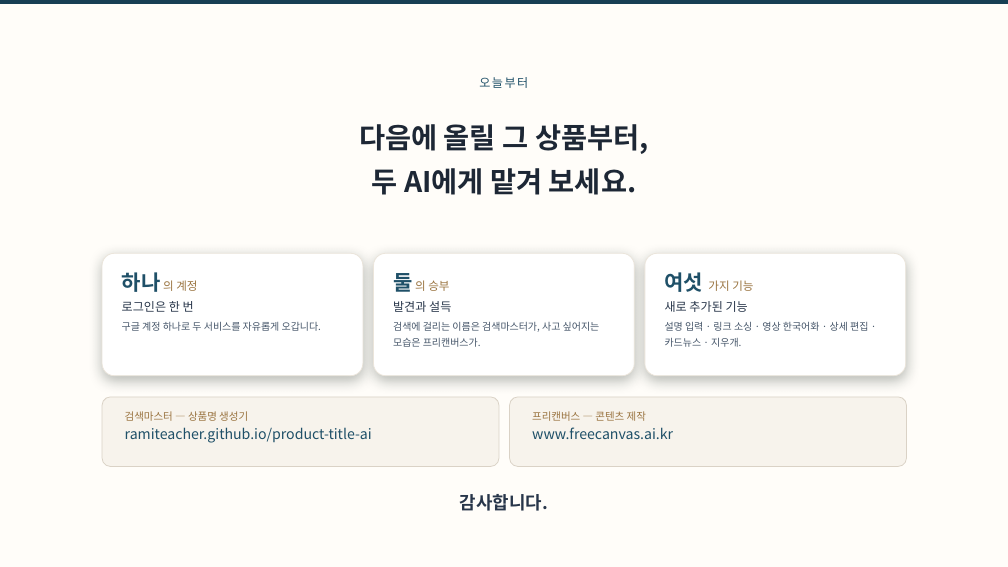
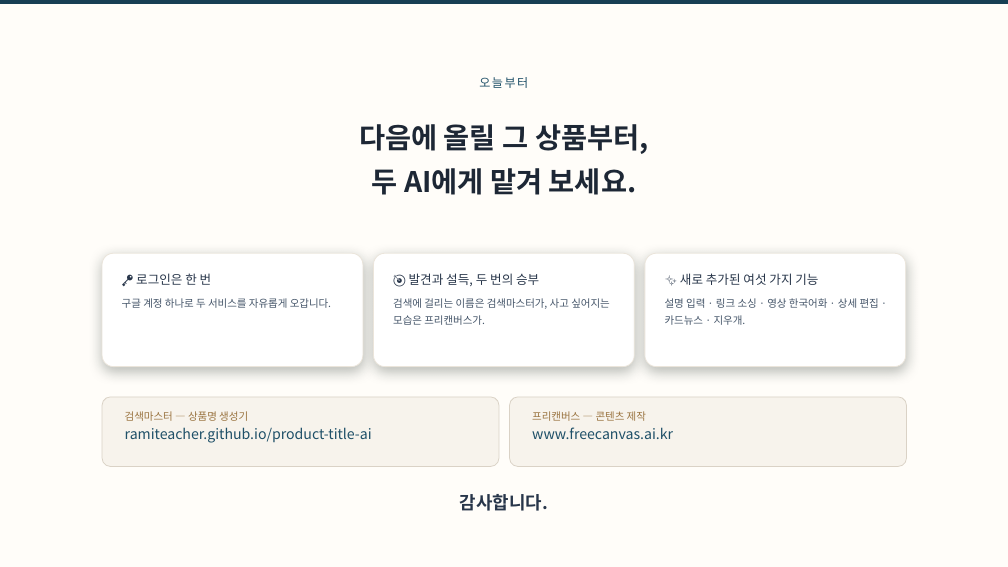
Before and after one commit to ramiteacher/searchmaster-x-freecanvas, a slide deck: slide 17 of slides.pptx. Drawn at 1008x567 pixels with LibreOffice and Linux fonts; fonts in the diff are those of the drawing. Boxes give left, top, right and bottom in pixels: in the first picture for what was removed or moved away, otherwise in the second. Text is boxed around its words. In the diff, an @@ line names an element or a change of style, - is before the commit and + after.

Commit message:
문구 정리: 찾·사, 하나·둘·여섯 표기 제거 — 아이콘과 평문 제목으로

```diff
--- a/slides.pptx
+++ b/slides.pptx
@@ rounded rectangle: place and size @@
-rounded rectangle at <box>102,253,363,376</box>
+rounded rectangle at <box>102,253,363,367</box>
@@ rounded rectangle: place and size @@
-rounded rectangle at <box>374,253,634,376</box>
+rounded rectangle at <box>374,253,634,367</box>
@@ rounded rectangle: place and size @@
-rounded rectangle at <box>645,253,906,376</box>
+rounded rectangle at <box>645,253,906,367</box>
@@ text at <box>122,298,331,308</box>: size 9.5 to 10 pt in "구글 계정 하나로 두 서비스를 자유롭게 오갑니다."; line spacing 1.3 to 1.35 @@
@@ text at <box>136,273,212,285</box>: text changed; size 11.5 to 12 pt @@
-하나 의 계정
-로그인은 한 번
+🔑 로그인은 한 번
@@ text at <box>393,298,610,325</box>: size 9.5 to 10 pt in "검색에 걸리는 이름은 검색마스터가, 사고 싶어지는 모습은 ..."; line spacing 1.3 to 1.35 @@
@@ text at <box>409,273,539,285</box>: text changed; size 11.5 to 12 pt @@
-둘 의 승부
-발견과 설득
+🎯 발견과 설득, 두 번의 승부
@@ text at <box>665,298,879,325</box>: size 9.5 to 10 pt in "설명 입력 · 링크 소싱 · 영상 ..."; line spacing 1.3 to 1.35 @@
@@ text at <box>680,273,818,285</box>: text changed; size 11.5 to 12 pt @@
-여섯 가지 기능
-새로 추가된 기능
+✨ 새로 추가된 여섯 가지 기능
```
Also in this commit, not shown: 1 other slide changed, 1 other file.
